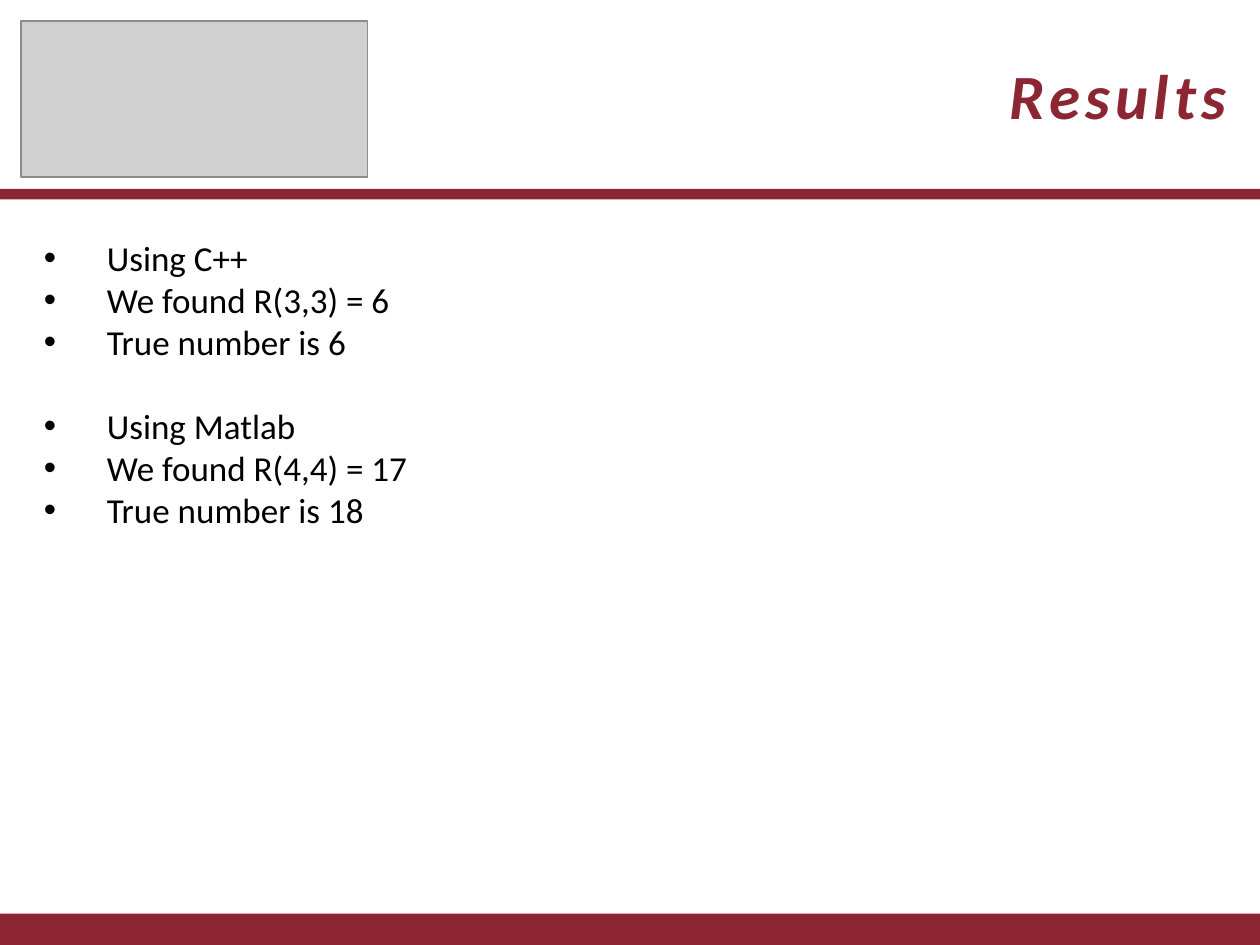
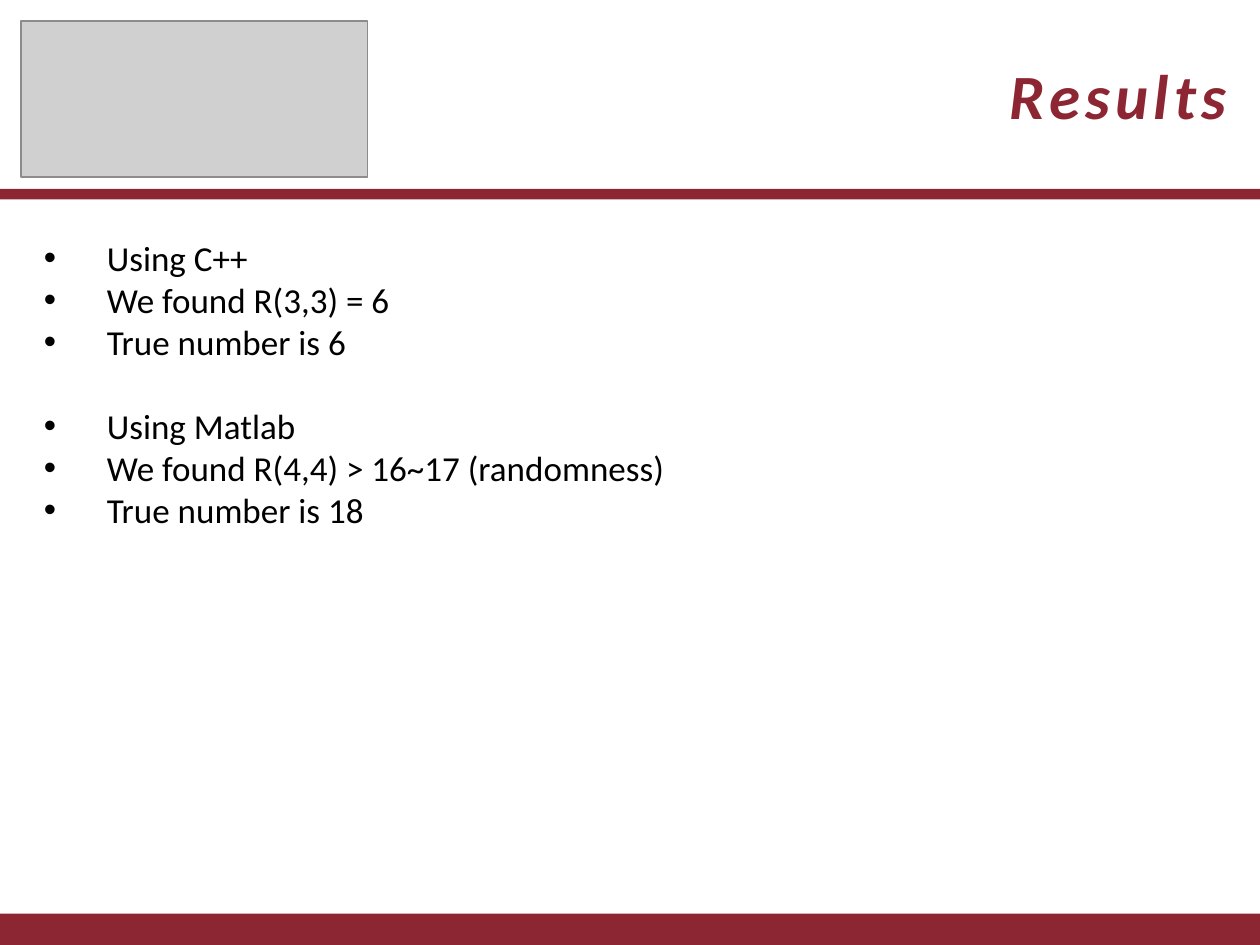
Before and after one commit to dhutchis/RamSearch, a slide deck: slide 11 of RamSearch.pptx. Drawn at 1260x945 pixels with LibreOffice and Linux fonts; fonts in the diff are those of the drawing; grey boxes stand for pictures. Boxes give left, top, right and bottom in pixels: in the first picture for what was removed or moved away, otherwise in the second. Text is boxed around its words. In the diff, an @@ line names an element or a change of style, - is before the commit and + after.

```diff
--- a/RamSearch.pptx
+++ b/RamSearch.pptx
@@ text at (x1=107, y1=455, x2=664, y2=486): text changed @@
-• We found R(4,4) = 17
+• We found R(4,4) > 16~17 (randomness)
```
Also in this commit, not shown: 3 other slides changed, 1 slide added, 2 slides removed, 1 other file.
